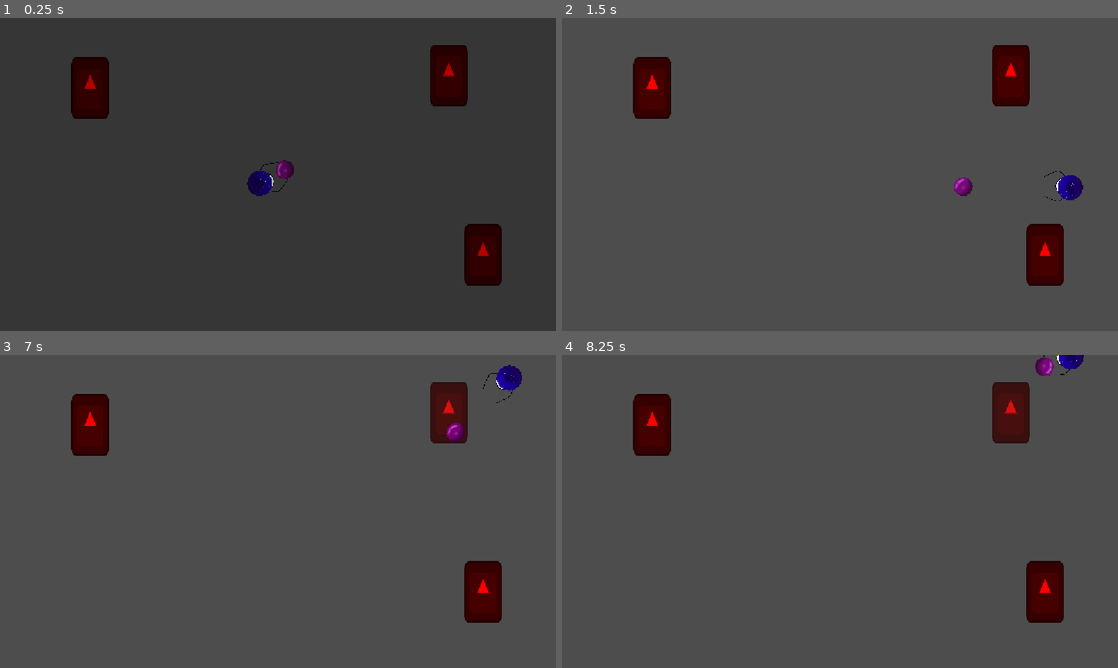
Above: before the commit, frames 1-4 (two rows, left to right).
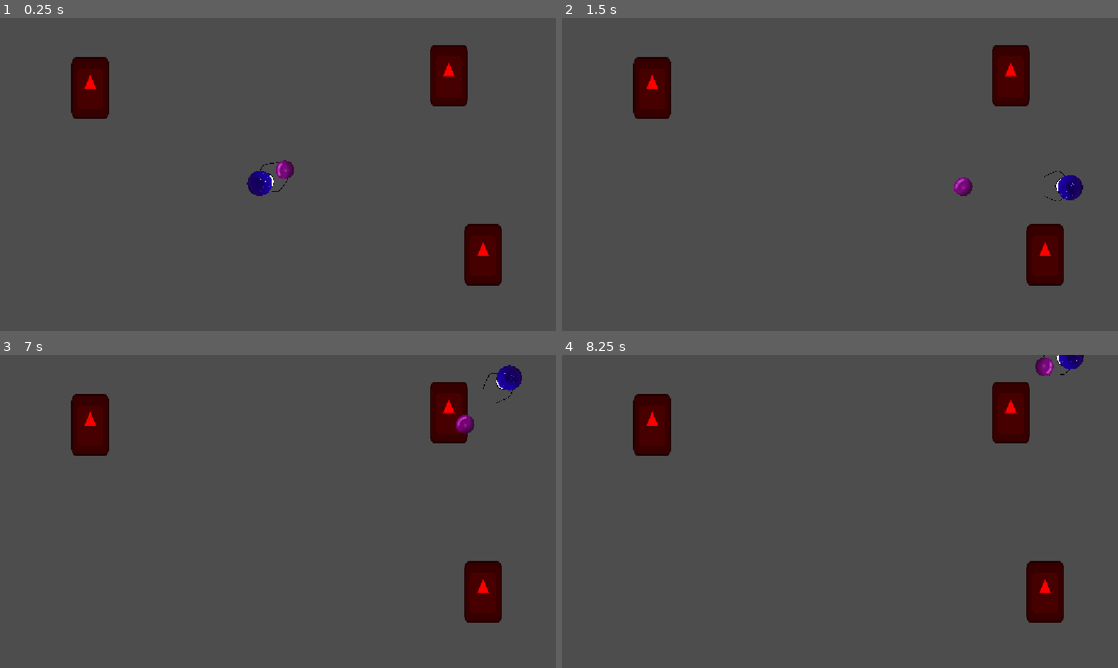
Above: after the commit, the same moments.

Repository: neilavesterinen/Haven-Bounce-Back-Shooter
Game: Godot game, scene res://test_scene.tscn
Two runs of this game, one before a commit and one after it. Both use one fixed random seed, a clock stepped at 60 frames per second and the inputs below. This scene is started directly instead of the project's main scene. The engine's default icon, where the game draws it, is replaced by a stand-in: a white triangle on a blue panel in a dark square.
Inputs (mouse positions are in pixels of both pictures, inside the frame that each line leads up to):
- Up to frame 1 (0.25 s): no input
- Up to frame 2 (1.5 s): tap Enter at 0.5 s; move the mouse to (962, 158) at 0.52 s; hold Right (ui_right) 0.53-1.25 s; click (962, 158) at 0.6 s; drag from (728, 190) to (812, 237) at 1.27 s
- Up to frame 3 (7 s): tap Space at 2, 3.5, 6.5 s; move the mouse to (333, 442) at 2.02 s; hold Right (ui_right) 2.03-2.75 s; tap Enter at 2.1, 2.75, 5, 5.1 s; drag from (250, 574) to (111, 464) at 2.77 s; move the mouse to (444, 558) at 3.52 s; hold Left (ui_left) 3.53-4.25 s; click (444, 558) at 3.6 s; drag from (111, 464) to (194, 433) at 4.27 s; move the mouse to (305, 511) at 5.02 s; hold Down (ui_down) 5.03-5.75 s; click (305, 511) at 5.17 s; drag from (194, 433) to (166, 527) at 5.77 s; move the mouse to (400, 495) at 6.52 s; hold Up (ui_up) from 6.53 s (still down); click (400, 495) at 6.6 s
- Up to frame 4 (8.25 s): release Up (ui_up) at 7.25 s; drag from (728, 527) to (812, 574) at 7.27 s; move the mouse to (895, 442) at 8.02 s; hold Down (ui_down) from 8.03 s (still down); tap Enter at 8.1 s

The runs differ from the first frame. In frame 1, 0.6% of the frame differs, in the area x 15-88%, y 14-76%; in frame 2, nothing differs; in frame 3, 0.3%; in frame 4, less than 0.1%.
Error after the commit: Parse Error: Class "Enemy" hides a global script class. (res://enemy/enemy.gd:2)

Commit message:
Moved some files and did some stuff

Diff:
--- /dev/null
+++ b/enemy.gd
@@ -0,0 +1,8 @@
+extends CharacterBody2D
+class_name Enemy
+
+var health := 1
+var player := get_tree().get_first_node_in_group("player")
+
+func _process(delta: float) -> void:
+	pass
--- a/project.godot
+++ b/project.godot
@@ -11,7 +11,7 @@
 [application]
 
 config/name="Haven Jam game"
-run/main_scene="uid://b7hi1a0r6apgs"
+run/main_scene="uid://brjrtrxjnhtm8"
 config/features=PackedStringArray("4.7", "GL Compatibility")
 config/icon="res://icon.svg"
 
@@ -19,10 +19,6 @@
 
 GameState="*uid://b8wivnhyoarqb"
 UpgradeManager="*uid://bc12lhcf1rxw0"
-LevelManager="*uid://bxrag2lqckbb5"
-TransitionManager="*uid://ch0nah582l38w"
-LevelManagerHelper="*uid://bng0pv0r0ax0l"
-GodotUtils="*uid://d08ba8uh1qwsq"
 
 [debug]
 
@@ -41,23 +37,9 @@
 
 enabled=PackedStringArray("res://addons/GDQuest_GDScript_formatter/plugin.cfg", "res://addons/gittydot/plugin.cfg")
 
-[file_customization]
-
-folder_colors={
-"res://Firjar/": "gray",
-"res://Scenes/": "blue",
-"res://addons/": "gray",
-"res://autoloads/": "purple"
-}
-
 [global_group]
 
 player=""
-enemy=""
-
-[gui]
-
-theme/custom="uid://c3ncu5c4bs85t"
 
 [input]
 
@@ -66,10 +48,6 @@
 "events": [Object(InputEventMouseButton,"resource_local_to_scene":false,"resource_name":"","device":-1,"window_id":0,"a …(253 unchanged characters)…
 ]
 }
-
-[layer_names]
-
-2d_physics/layer_32="building collision"
 
 [physics]
 
--- a/test_scene.tscn
+++ b/test_scene.tscn
@@ -1,7 +1,7 @@
 [gd_scene format=3 uid="uid://c4phx4sxo3tqy"]
 
 [ext_resource type="PackedScene" uid="uid://crntnsto002yl" path="res://player/player.tscn" id="1_uhqqe"]
-[ext_resource type="PackedScene" uid="uid://ca3fe5qwrfnmj" path="res://enemy/enemy.tscn" id="2_ia1lp"]
+[ext_resource type="PackedScene" uid="uid://ca3fe5qwrfnmj" path="res://enemy.tscn" id="2_ia1lp"]
 
 [node name="TestScene" type="Node2D" unique_id=570250207]
 
